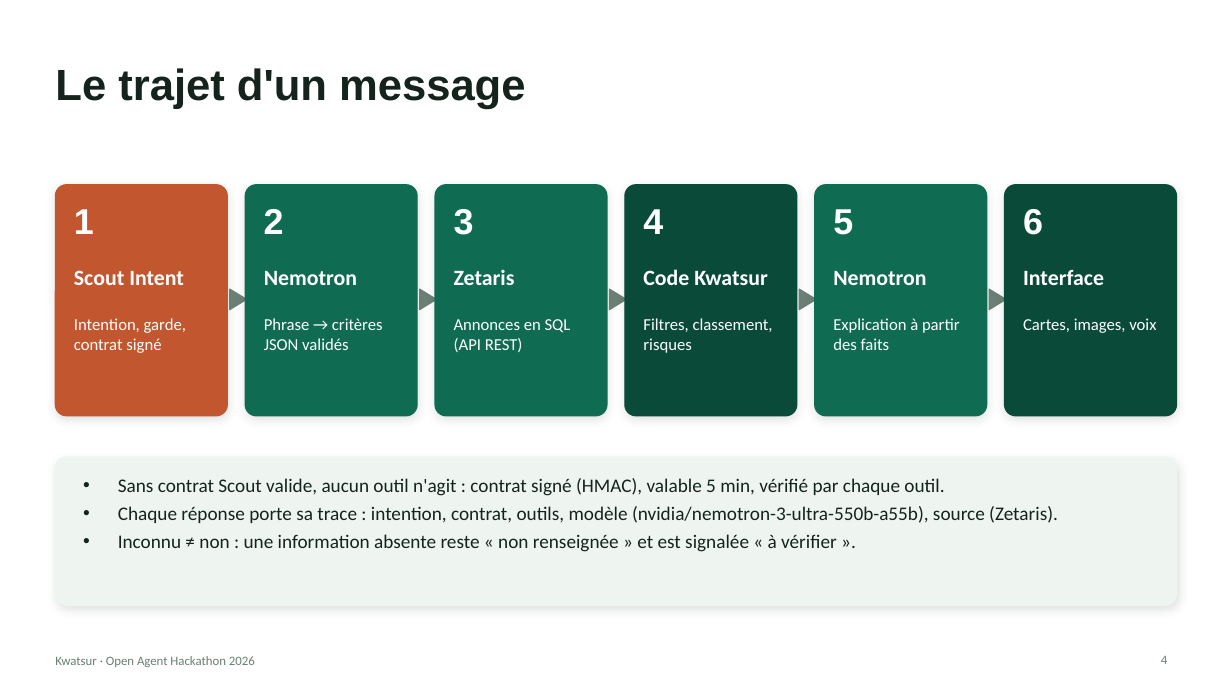
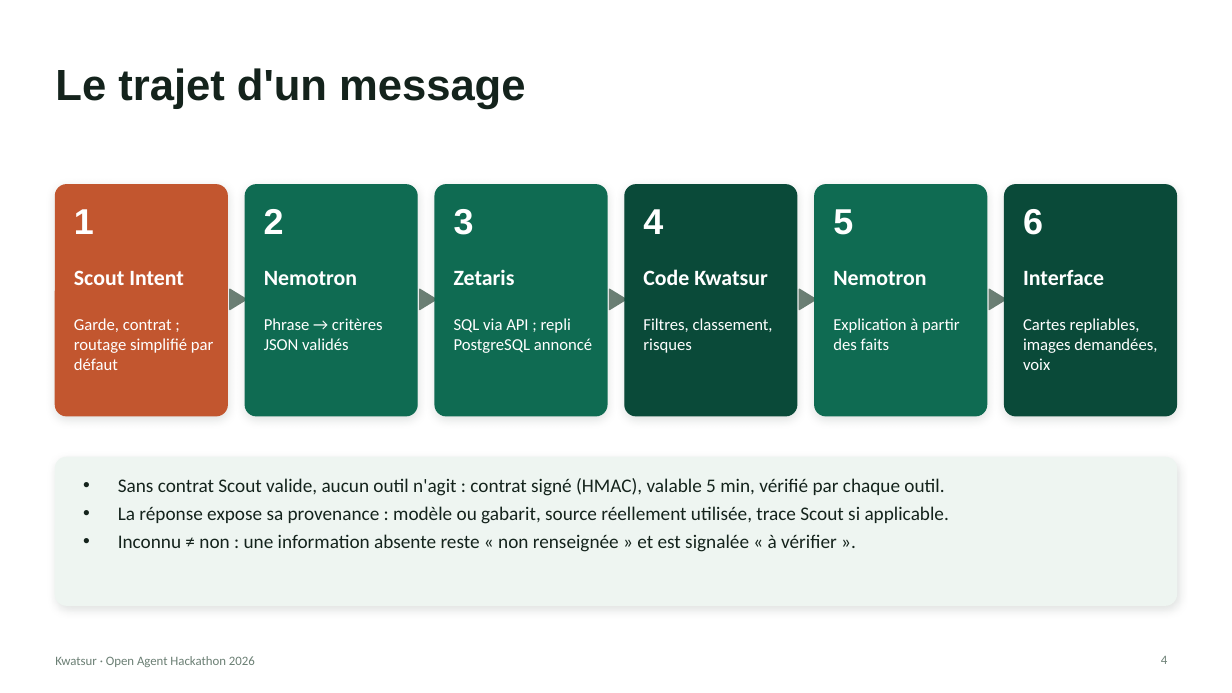
Before and after one commit to saoulforotheruse-tech/kwatsur, a slide deck: slide 4 of docs/doc_a_soumetre_pour_hackathon/04_presentation_kwatsur.pptx. Drawn at 1232x693 pixels with LibreOffice and Linux fonts; fonts in the diff are those of the drawing. Boxes give left, top, right and bottom in pixels: in the first picture for what was removed or moved away, otherwise in the second. Text is boxed around its words. In the diff, an @@ line names an element or a change of style, - is before the commit and + after.

```diff
--- a/docs/doc_a_soumetre_pour_hackathon/04_presentation_kwatsur.pptx
+++ b/docs/doc_a_soumetre_pour_hackathon/04_presentation_kwatsur.pptx
@@ text at [74, 318, 214, 370]: text changed @@
-Intention, garde, contrat signé
+Garde, contrat ; routage simplifié par défaut
@@ text at [454, 318, 592, 353]: text changed @@
-Annonces en SQL (API REST)
+SQL via API ; repli PostgreSQL annoncé
@@ text at [1023, 318, 1157, 370]: text changed @@
-Cartes, images, voix
+Cartes repliables, images demandées, voix
@@ text at [118, 506, 949, 524]: text changed @@
-• Chaque réponse porte sa trace : intention, contrat, outils, modèle (nvidia/nemotron-3-ultra-550b-a55b), source (Zetaris).
+• La réponse expose sa provenance : modèle ou gabarit, source réellement utilisée, trace Scout si applicable.
```
Also in this commit, not shown: 6 other slides changed, 3 slides added, 1 slide removed, 31 other files.
